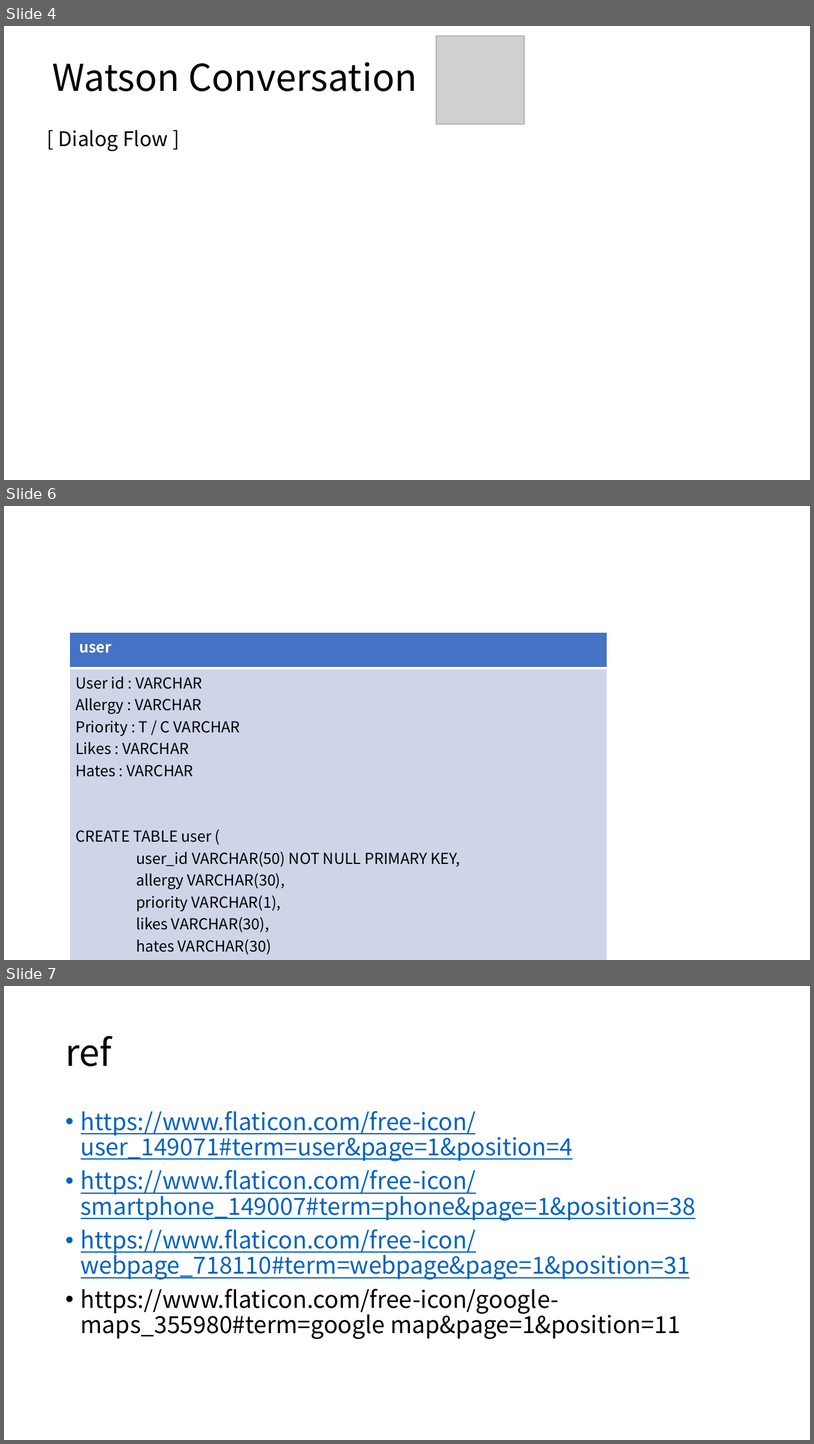
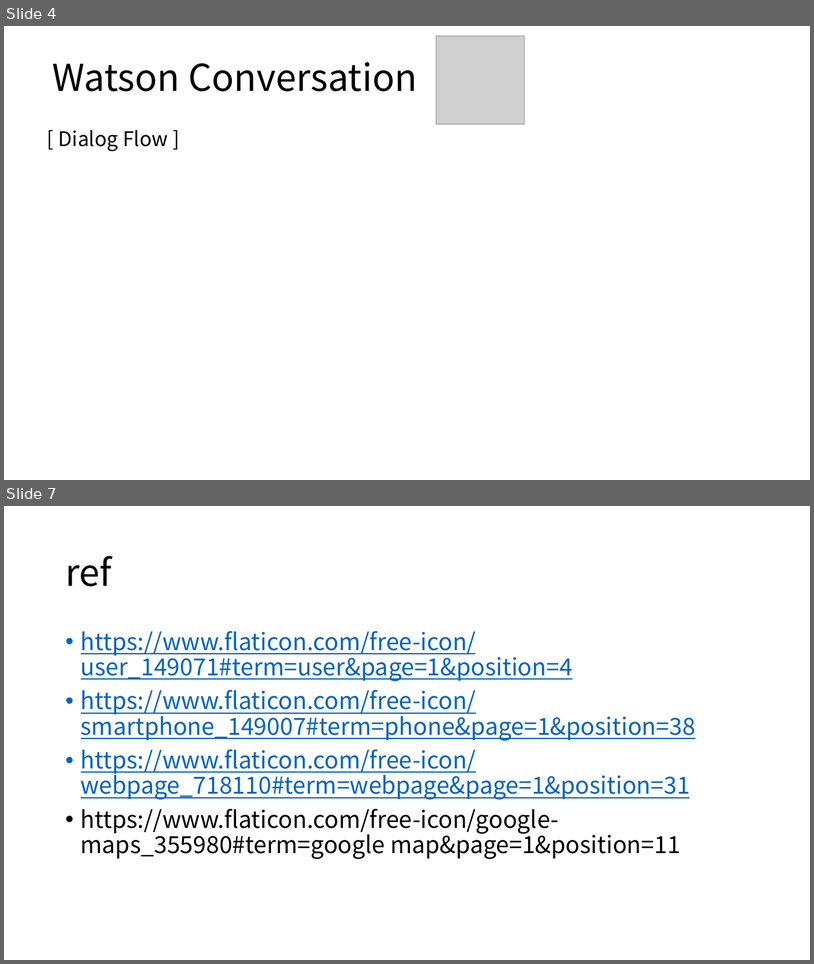
Before and after one commit to csy9608/capstone_chatbot, a slide deck: 설계도.pptx. Shown one above the other, each under a label of ours: slides 4, 6 and 7 before the commit, slides 4 and 7 after it; the slides between them are not shown. The pictures are 814x1444 and 814x964 pixels, drawn with LibreOffice and Linux fonts; fonts in the diff are those of the drawing; grey boxes stand for pictures. Boxes give left, top, right and bottom in pixels: in the first picture for what was removed or moved away, otherwise in the second. Text is boxed around its words. In the diff, an @@ line names an element or a change of style, - is before the commit and + after.

```diff
--- a/설계도.pptx
+++ b/설계도.pptx
@@ slide 6 removed at <box>4,506,810,960</box>, background #FFFFFF @@
@@ table removed at <box>69,632,607,957</box>, 2 rows, 1 columns @@
-user
-User id : VARCHAR / Allergy : VARCHAR / Priority : T / C VARCHAR / Likes : VARCHAR / Hates : VARCHAR / CREATE TABLE user ( / user_id VARCHAR(50) NOT NULL PRIMARY KEY, / allergy VARCHAR(30), / priority VARCHAR(1), / likes VARCHAR(30), / hates VARCHAR(30) / );
```
Also in this commit, not shown: 1 slide changed, 1 slide added.
